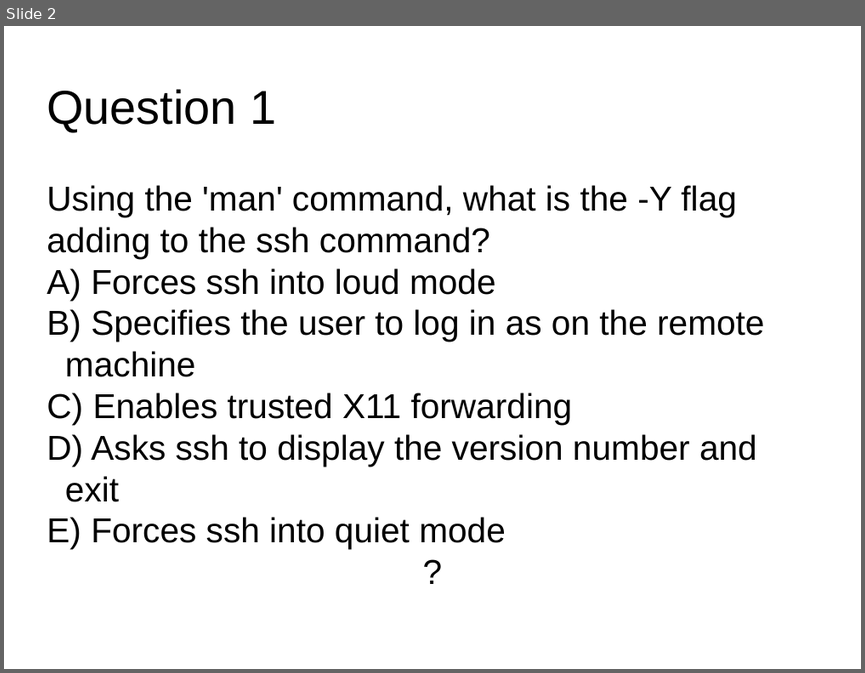
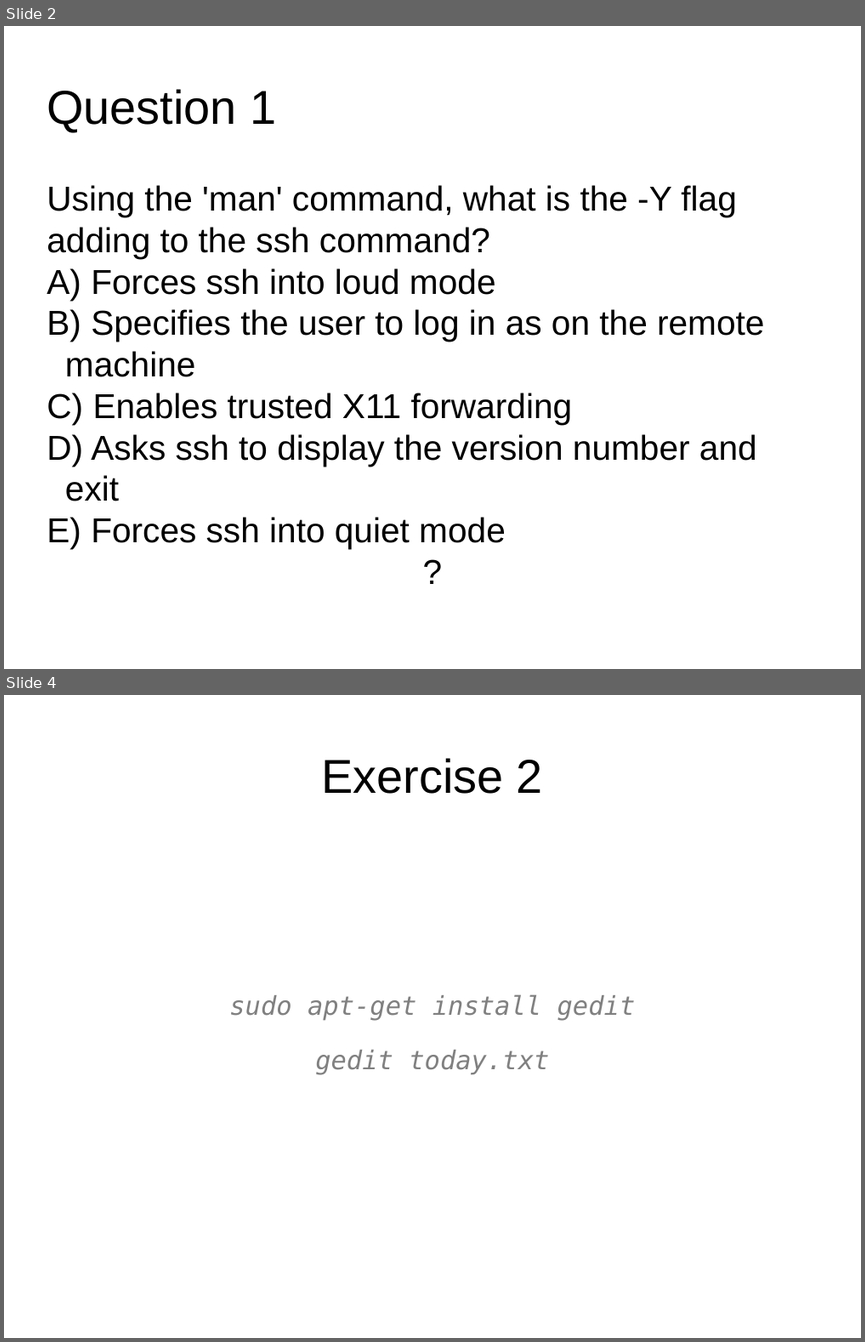
Before and after one commit to resbaz/nectar-cloud-lessons, a slide deck: Lessons/Lesson_V/Lesson_V_Questions.pptx. Shown one above the other, each under a label of ours: slide 2 before the commit, slides 2 and 4 after it; the slides between them are not shown. The pictures are 865x673 and 865x1342 pixels, drawn with LibreOffice and Linux fonts; fonts in the diff are those of the drawing. Boxes give left, top, right and bottom in pixels: in the first picture for what was removed or moved away, otherwise in the second. Text is boxed around its words. In the diff, an @@ line names an element or a change of style, - is before the commit and + after.

```diff
--- a/Lessons/Lesson_V/Lesson_V_Questions.pptx
+++ b/Lessons/Lesson_V/Lesson_V_Questions.pptx
@@ slide 4 added at [4, 695, 861, 1338], background #FFFFFF @@
@@ text added at [321, 758, 543, 794], 44 pt, text #000000 @@
+Exercise 2
@@ text added at [229, 994, 636, 1074], 24 pt, text #808080, italic @@
+sudo apt-get install gedit
+gedit today.txt
```
Also in this commit, not shown: 2 other slides added, 2 other files.
